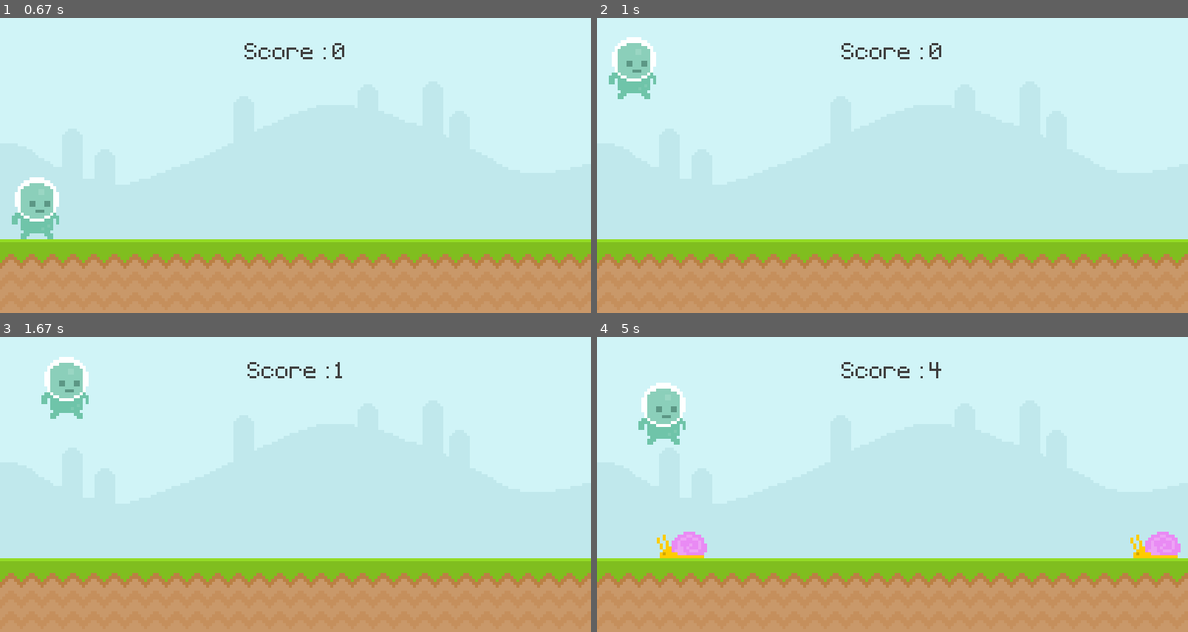
Above: before the commit, frames 1-4 (two rows, left to right).
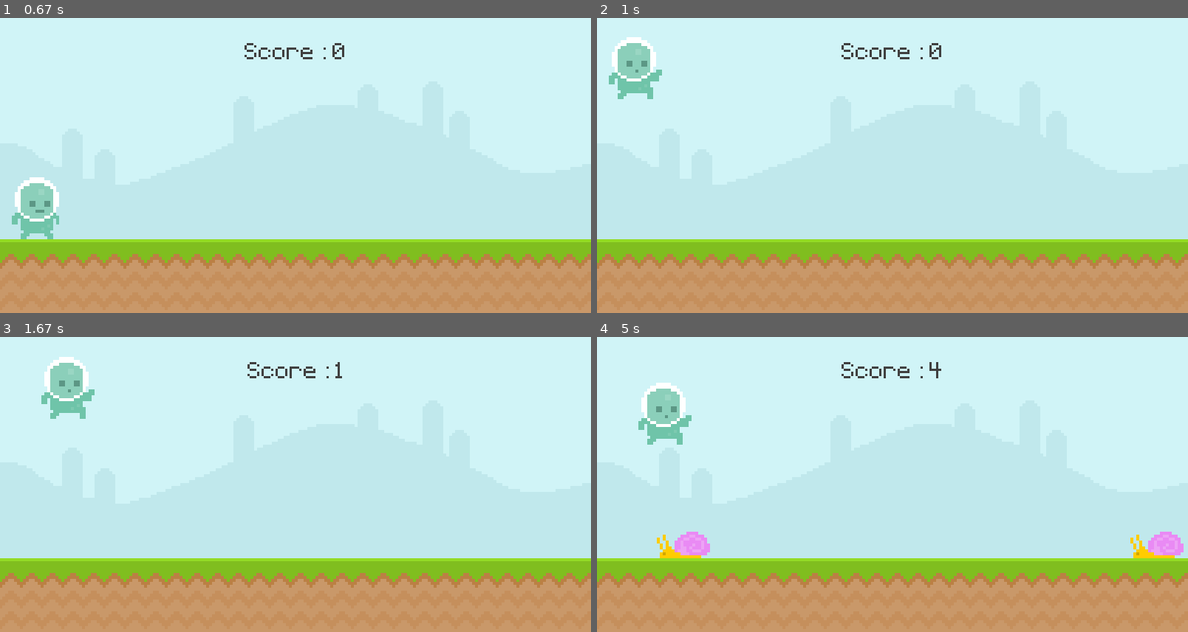
Above: after the commit, the same moments.

Repository: Muadib07/pygame_first_game
Game: pygame game, started from main.py
Same seed, same stepped clock (60 frames per second), same inputs: the game is played once before the commit and once after it.
Inputs:
- Up to frame 1 (0.67 s): tap Space at 0.33 s
- Up to frame 2 (1 s): tap Space at 0.67 s
- Up to frame 3 (1.67 s): hold Right 1-1.47 s; tap Space at 1.07, 1.37, 1.57 s; hold Right from 1.5 s (still down)
- Up to frame 4 (5 s): tap Space at 1.87, 2.07, 2.37, 2.63, 2.93, 3.07, 3.37, 3.73, 4.03, 4.23, 4.53, 4.73 s; release Right at 1.97 s; hold Left 2-2.53 s; hold Left 2.57-2.97 s; hold Right 3-3.63 s; hold Left 3.67-4.13 s; hold Right 4.17-4.63 s; hold Right from 4.67 s (still down)

Frame 1 is identical in both runs. In frame 2, 0.1% of the frame differs, in the area x 6-11%, y 17-28%; in frame 3, 0.1%; in frame 4, 0.5%, in the area x 11-100%, y 26-75%.

Commit message:
animations and new funciots | animations and new collison and music

Diff:
--- a/main.py
+++ b/main.py
@@ -9,9 +9,13 @@
 def obstacle_movement(obstacle_list):
     if obstacle_list:
         for obstacle_rect in obstacle_list:
-            obstacle_rect.x -= 5
-
-            screen.blit(snail_surface, obstacle_rect)
+            if obstacle_rect.bottom == 300:
+                obstacle_rect.x -= 5
+                screen.blit(snail_surface, obstacle_rect)
+            else:
+                obstacle_rect.x -= 7
+                screen.blit(fly_surface, obstacle_rect)
+        obstacle_list = [obstacle for obstacle in obstacle_list if obstacle.x > -100]
         return obstacle_list
     else:
         return []
@@ -25,6 +29,24 @@
     return current_time
 
 
+def collisions(player, obstacles):
+    if obstacles:
+        for obstacle_rect in obstacles:
+            if player.colliderect(obstacle_rect):
+                return False
+    return True
+
+
+def player_animation():
+    global player_surf, player_index
+    if player_rect.bottom < 300:
+        player_surf = player_jump
+    else:
+        player_index += 0.1
+        if player_index >= len(player_walk): player_index = 0
+        player_surf = player_walk[int(player_index)]
+
+
 pygame.init()
 
 screen = pygame.display.set_mode(display_option.screen_resolution)
@@ -32,14 +54,11 @@
 
 clock = pygame.time.Clock()
 
-# Text font
 text_font = pygame.font.Font('game_gallery/font/Pixeltype.ttf', 50)
 
-# Surface
 sky_surface = pygame.image.load('game_gallery/graphics/Sky.png').convert()
 ground_surface = pygame.image.load('game_gallery/graphics/ground.png').convert()
 
-# Game texts in game
 game_title_text_surf = text_font.render("Little Runer", False, 'Gold')
 game_title_text_rect = game_title_text_surf.get_rect(center=(400, 50))
 
@@ -49,31 +68,55 @@
 start_text_surface = text_font.render("To start the game pres space", False, 'Gold')
 start_text_rect = start_text_surface.get_rect(center=(400, 80))
 
-# obstacles
 obstacle_rect_list = []
 
-snail_surface = pygame.image.load('game_gallery/graphics/snail/snail1.png').convert_alpha()
-snail_rect = snail_surface.get_rect(bottomright=(600, 300))
-
-# Player
-player_surf = pygame.image.load("game_gallery/graphics/Player/player_walk_1.png").convert_alpha()
-player_rect = player_surf.get_rect(midbottom=(80, 300))
-
-# intro screen
+snail_frame_1 = pygame.image.load('game_gallery/graphics/snail/snail1.png').convert_alpha()
+snail_frame_2 = pygame.image.load('game_gallery/graphics/snail/snail2.png').convert_alpha()
+snail_frames = [snail_frame_1, snail_frame_2]
+snail_frame_frame_index = 0
+snail_surface = snail_frames[snail_frame_frame_index]
+
+fly_frame_1 = pygame.image.load('game_gallery/graphics/Fly/Fly1.png').convert_alpha()
+fly_frame_2 = pygame.image.load('game_gallery/graphics/Fly/Fly2.png').convert_alpha()
+fly_frames = [fly_frame_1, fly_frame_2]
+fly_frame_index = 0
+fly_surface = fly_frames[fly_frame_index]
+
+player_walk_1 = pygame.image.load("game_gallery/graphics/Player/player_walk_1.png").convert_alpha()
+player_walk_2 = pygame.image.load("game_gallery/graphics/Player/player_walk_2.png").convert_alpha()
+player_walk = [player_walk_1, player_walk_2]
+player_index = 0
+player_jump = pygame.image.load("game_gallery/graphics/Player/jump.png").convert_alpha()
+
+player_surf = player_walk[player_index]
+player_rect = player_walk_1.get_rect(midbottom=(80, 300))
+player_gravity = 0
+
 player_stand = pygame.image.load('game_gallery/graphics/Player/player_stand.png').convert_alpha()
 player_stand_scale = pygame.transform.rotozoom(player_stand, 0, 2)
 player_stand_rect = player_stand_scale.get_rect(center=(400, 200))
 
-# Global settings
 star_time = 0
-player_gravity = 0
 score = 0
 
 game_active = False
 
-# Timer
 obstacle_timer = pygame.USEREVENT + 1
 pygame.time.set_timer(obstacle_timer, 2000)
+
+snail_animation_timer = pygame.USEREVENT + 2
+pygame.time.set_timer(snail_animation_timer, 500)
+
+fly_animation_timer = pygame.USEREVENT + 3
+pygame.time.set_timer(fly_animation_timer, 300)
+
+jump_sound = pygame.mixer.Sound('game_gallery/audio/jump.mp3')
+jump_sound.set_volume(0.1)
+bg_music = pygame.mixer.Sound('game_gallery/audio/music.wav')
+
+bg_music.play(loops=-1)
+bg_music.set_volume(0.1)
+bg_music.play()
 
 while True:
     for event in pygame.event.get():
@@ -85,6 +128,7 @@
             if event.type == pygame.KEYDOWN:
                 if event.key == pygame.K_SPACE and player_rect.bottom >= 300:
                     player_gravity = -20
+                    jump_sound.play()
 
             if event.type == pygame.KEYDOWN:
                 if event.key == pygame.K_RIGHT:
@@ -93,22 +137,36 @@
             if event.type == pygame.KEYDOWN:
                 if event.key == pygame.K_LEFT:
                     player_rect.x -= 20
-
-            if event.type == obstacle_timer:
-                obstacle_rect_list.append(snail_surface.get_rect(bottomright=(random.randint(900, 1100), 300)))
+            if game_active:
+                if event.type == obstacle_timer:
+                    if randint(0, 2):
+                        obstacle_rect_list.append(snail_surface.get_rect(bottomright=(random.randint(900, 1100), 300)))
+                    else:
+                        obstacle_rect_list.append(fly_surface.get_rect(bottomright=(random.randint(900, 1100), 210)))
+
+                if event.type == snail_animation_timer:
+                    if snail_frame_frame_index == 0:
+                        snail_frame_frame_index = 1
+                    else:
+                        snail_frame_frame_index = 0
+                    snail_surface = snail_frames[snail_frame_frame_index]
+
+                if event.type == fly_animation_timer:
+                    if fly_frame_index == 0:
+                        fly_frame_index = 1
+                    else:
+                        fly_frame_index = 0
+                    fly_surface = fly_frames[fly_frame_index]
 
         else:
             if event.type == pygame.KEYDOWN and event.key == pygame.K_SPACE:
                 game_active = True
-                snail_rect.left = 800
                 player_rect.right = 80
                 star_time = int(pygame.time.get_ticks() / 1000)
-        """The second option to implement a loop of opponents """
-        # if event.type == obstacle_timer and game_active:
-        # obstacle_rect_list.append(snail_surface.get_rect(bottomright=randint(900, 1100)))
 
     # Game
     if game_active:
+
         screen.blit(sky_surface, (0, 0))
         screen.blit(ground_surface, (0, 300))
         score = display_score()
@@ -116,25 +174,20 @@
         # obstacle movement
         obstacle_rect_list = obstacle_movement(obstacle_rect_list)
 
-
         # Player
         player_gravity += 1
         player_rect.y += player_gravity
-
-        if player_rect.bottom >= 300:
-            player_rect.bottom = 300
-
-        if player_rect.top <= 0:
-            player_rect.top = 0
+        if player_rect.bottom >= 300: player_rect.bottom = 300
+        player_animation()
         screen.blit(player_surf, player_rect)
 
-        if snail_rect.colliderect(player_rect):
-            print("Game Over")
-            game_active = False
-    # Intro
     else:
         screen.fill((94, 129, 162))
         screen.blit(player_stand_scale, player_stand_rect)
+        obstacle_rect_list.clear()
+
+        player_rect.midbottom = (80, 300)
+        player_gravity = 0
 
         score_message = text_font.render(f'yours score is {score}', False, "Gold")
         score_message_rect = score_message.get_rect(center=(400, 330))
@@ -148,5 +201,4 @@
             screen.blit(score_message, score_message_rect)
 
     pygame.display.update()
-    """loop can not run faster then 60 time per second"""
     clock.tick(60)
